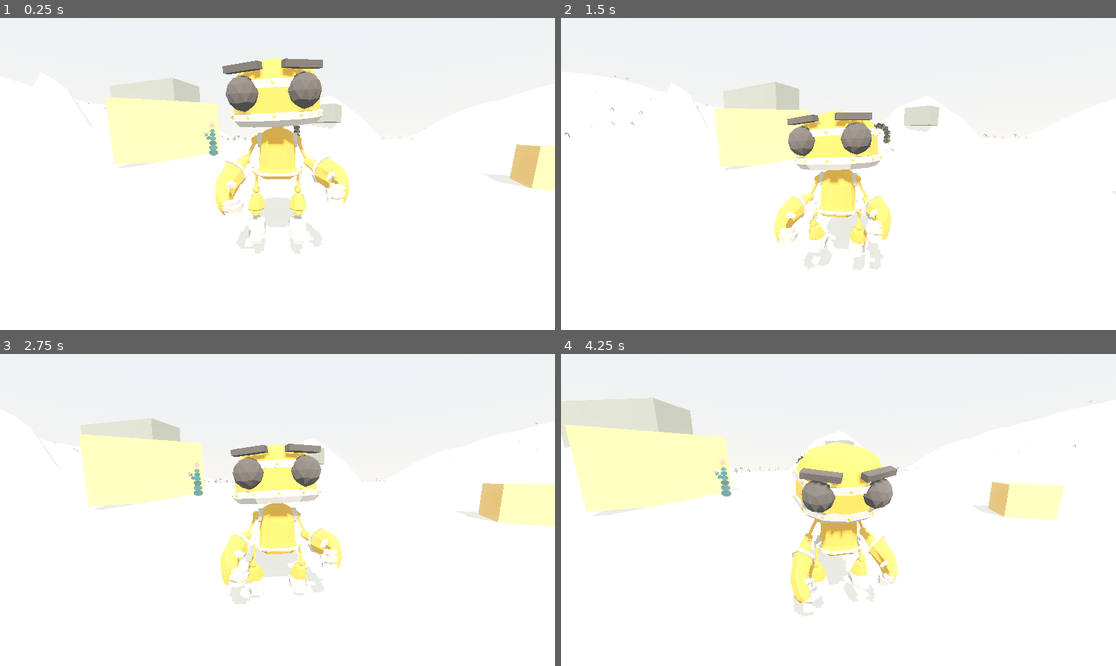
Above: before the commit, frames 1-4 (two rows, left to right).
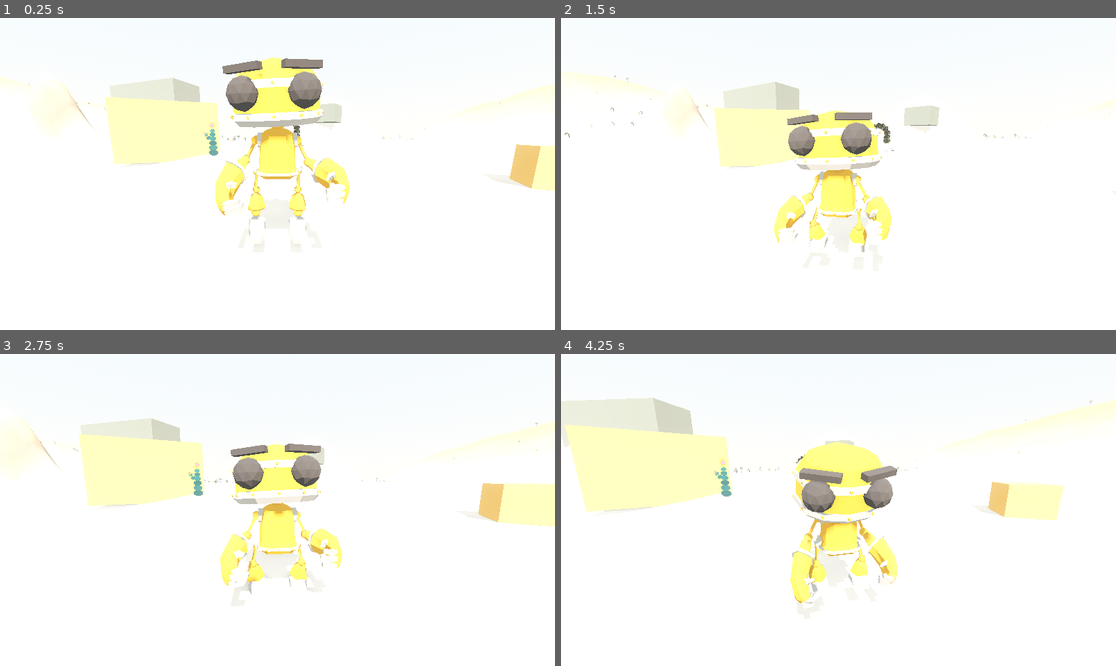
Above: after the commit, the same moments.

Repository: nicco-b/valley
Game: Godot game, scene res://game/world/valley.tscn
Two runs of this game, one before a commit and one after it. Both use one fixed random seed, a clock stepped at 60 frames per second and the inputs below.
Inputs (mouse positions are in pixels of both pictures, inside the frame that each line leads up to):
- Up to frame 1 (0.25 s): no input
- Up to frame 2 (1.5 s): tap Enter at 0.5 s; move the mouse to (866, 174) at 0.52 s; hold E (god_up) from 0.53 s (still down); tap C (sit) at 0.6 s; click (866, 174) at 0.67 s; tap Space (jump) at 0.77, 1.07 s; move the mouse to (810, 174) at 1.27 s; tap ] (brush_bigger) at 1.35 s
- Up to frame 3 (2.75 s): keep holding E (god_up); tap Space (jump) at 1.52, 1.82 s; tap C (sit) at 1.55, 2.3 s; move the mouse to (288, 503) at 2.02 s; hold [ (brush_smaller) from 2.03 s (still down)
- Up to frame 4 (4.25 s): keep holding E (god_up); move the mouse to (832, 516) at 2.77 s; release [ (brush_smaller) at 2.78 s; tap Tab (god_tool) at 2.85 s; click (832, 516) at 2.92 s; tap Space (jump) at 3.02, 3.32, 3.77, 4.07 s; tap C (sit) at 3.05, 3.8 s; move the mouse to (877, 513) at 3.52 s; hold Z (god_undo) from 3.53 s (still down)

The runs differ from the first frame. In frame 1, 1.2% of the frame differs, in the area x 0-100%, y 14-76%; in frame 2, 1.0%; in frame 3, 1.3%, in the area x 1-100%, y 21-81%; in frame 4, 1.3%.

Commit message:
Graphics foundation pass + human-asset manifest
Terrain gets a painterly shader: height-banded color (floor sand, warm
mid, high rock) + slope-darkening + seamless noise blotches and grain —
the ground reads as painted wash instead of flat fill. Mesh resolution
33->49 (gen is threaded now). Environment: SSAO, saturation/contrast
lift toward the palette, softer shadows with 300m range and tuned
splits. docs/ASSETS_NEEDED.md: the fully-specified list of what only
humans can make, prioritized by visual impact.

Co-Authored-By: Claude Fable 5 <noreply@anthropic.com>

Diff:
--- /dev/null
+++ b/game/shaders/terrain.gdshader
@@ -0,0 +1,32 @@
+shader_type spatial;
+// Painterly terrain: color from height bands + slope, broken up by
+// large noise blotches and fine grain so the ground reads as painted
+// wash instead of a single flat fill.
+
+uniform vec3 sand_floor : source_color = vec3(0.93, 0.885, 0.815);
+uniform vec3 sand_warm : source_color = vec3(0.875, 0.73, 0.53);
+uniform vec3 rock_high : source_color = vec3(0.63, 0.50, 0.36);
+uniform vec3 rock_steep : source_color = vec3(0.56, 0.48, 0.41);
+uniform sampler2D variation : filter_linear, repeat_enable;
+
+varying vec3 wpos;
+varying float wslope;
+
+void vertex() {
+	wpos = (MODEL_MATRIX * vec4(VERTEX, 1.0)).xyz;
+	wslope = 1.0 - NORMAL.y; // terrain meshes are unrotated: model = world
+}
+
+void fragment() {
+	float blotch = texture(variation, wpos.xz * 0.006).r;
+	float grain = texture(variation, wpos.xz * 0.09).r;
+
+	float h = wpos.y + (blotch - 0.5) * 9.0;
+	vec3 col = mix(sand_floor, sand_warm, smoothstep(3.0, 20.0, h));
+	col = mix(col, rock_high, smoothstep(24.0, 46.0, h));
+	col = mix(col, rock_steep, smoothstep(0.45, 0.75, wslope));
+	col *= 0.95 + 0.10 * grain;
+
+	ALBEDO = col;
+	ROUGHNESS = 1.0;
+}
--- a/game/world/valley.tscn
+++ b/game/world/valley.tscn
@@ -59,11 +59,18 @@
 sky = SubResource("Sky_valley")
 ambient_light_source = 3
 tonemap_mode = 2
+ssao_enabled = true
+ssao_radius = 2.5
+ssao_intensity = 2.5
 glow_enabled = true
 fog_enabled = true
 fog_light_color = Color(0.988, 0.933, 0.894, 1)
 fog_density = 0.0008
 fog_sky_affect = 0.35
+adjustment_enabled = true
+adjustment_brightness = 1.02
+adjustment_contrast = 1.04
+adjustment_saturation = 1.09
 
 [node name="Valley" type="Node3D"]
 
@@ -74,6 +81,11 @@
 transform = Transform3D(1, 0, 0, 0, 0.707107, 0.707107, 0, -0.707107, 0.707107, 0, 30, 0)
 light_color = Color(1, 0.878, 0.796, 1)
 shadow_enabled = true
+shadow_blur = 1.8
+directional_shadow_max_distance = 300.0
+directional_shadow_split_1 = 0.06
+directional_shadow_split_2 = 0.2
+directional_shadow_split_3 = 0.5
 
 [node name="DayNight" type="Node" parent="."]
 script = ExtResource("2_daynight")
--- a/game/world/world_streamer.gd
+++ b/game/world/world_streamer.gd
@@ -7,7 +7,7 @@
 
 const CELL_SIZE := 128.0
 const CELLS_DIR := "res://game/world/cells"
-const TERRAIN_RES := 33  # vertices per cell side (4m grid)
+const TERRAIN_RES := 49  # vertices per cell side (~2.7m grid; gen is threaded)
 
 var load_radius := 2  # Chebyshev radius of cells kept loaded (map widens this)
 
@@ -27,7 +27,7 @@
 	["res://assets/paintings/silly_tree_3.png", 4.6, 0.2],
 ]
 
-var _ground_material: StandardMaterial3D
+var _ground_material: ShaderMaterial
 var _flora_meshes: Array[QuadMesh] = []
 
 @onready var _player: Node3D = get_tree().get_first_node_in_group("player")
@@ -42,9 +42,17 @@
 	_scan_authored()
 	Terrain.edited.connect(_on_terrain_edited)
 	CellRecords.changed.connect(_on_records_changed)
-	_ground_material = StandardMaterial3D.new()
-	_ground_material.albedo_color = Color(0.929, 0.89, 0.82)
-	_ground_material.roughness = 1.0
+	# Painterly terrain material with a shared seamless variation texture.
+	var vnoise := FastNoiseLite.new()
+	vnoise.seed = 11
+	var vtex := NoiseTexture2D.new()
+	vtex.seamless = true
+	vtex.width = 256
+	vtex.height = 256
+	vtex.noise = vnoise
+	_ground_material = ShaderMaterial.new()
+	_ground_material.shader = load("res://game/shaders/terrain.gdshader")
+	_ground_material.set_shader_parameter("variation", vtex)
 
 	# Shared billboard meshes, one per flora kit entry (sway shader).
 	var sway := load("res://game/shaders/flora_sway.gdshader")
Not shown, added: game/shaders/terrain.gdshader.uid
Not shown, added: docs/ASSETS_NEEDED.md
